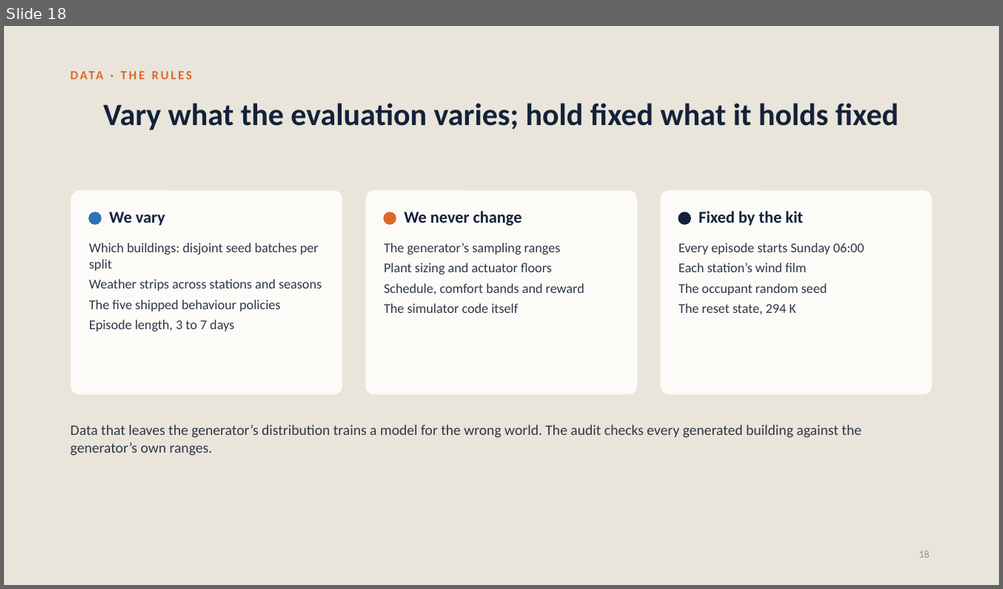
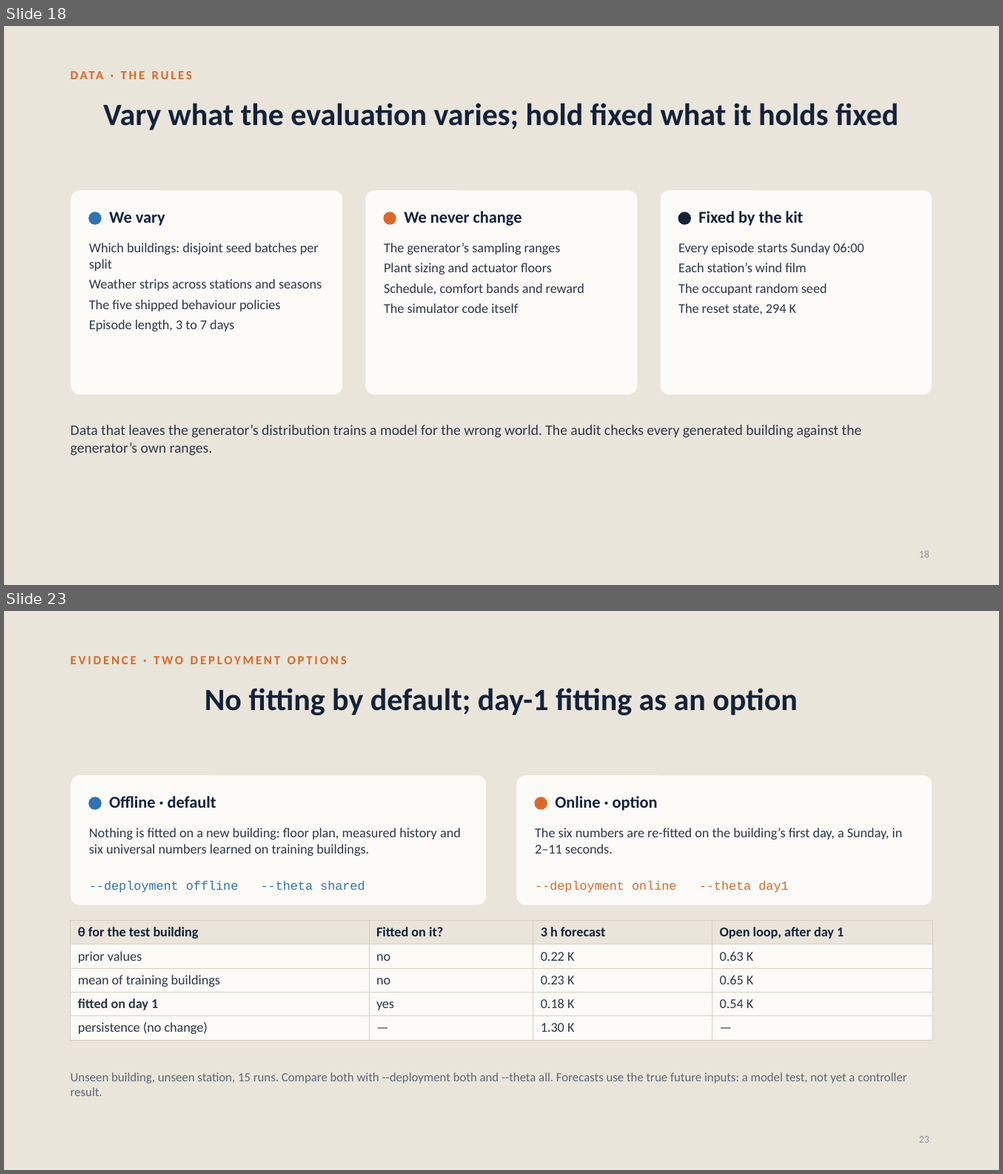
Before and after one commit to srivathsanb14/working-code, a slide deck: docs/One_Controller_for_Every_Building.pptx. Shown one above the other, each under a label of ours: slide 18 before the commit, slides 18 and 23 after it; the slides between them are not shown. The pictures are 1003x589 and 1003x1174 pixels, drawn with LibreOffice and Linux fonts; fonts in the diff are those of the drawing. Boxes give left, top, right and bottom in pixels: in the first picture for what was removed or moved away, otherwise in the second. Text is boxed around its words. In the diff, an @@ line names an element or a change of style, - is before the commit and + after.

```diff
--- a/docs/One_Controller_for_Every_Building.pptx
+++ b/docs/One_Controller_for_Every_Building.pptx
@@ slide 23 added at (4, 611, 999, 1170), background #EAE5DA @@
@@ text added at (71, 656, 347, 664), 12 pt, text #D9692A, bold @@
+EVIDENCE · TWO DEPLOYMENT OPTIONS
@@ title added at (205, 688, 797, 715), 30 pt, text #13213A, bold @@
+No fitting by default; day-1 fitting as an option
@@ rounded rectangle added at (71, 775, 486, 906), fill #FCFBF8, outline #EAE5DA 0.75 pt @@
@@ rounded rectangle added at (517, 775, 933, 906), fill #FCFBF8, outline #EAE5DA 0.75 pt @@
@@ ellipse added at (89, 797, 101, 809), fill #2F72B5, outline #2F72B5 1 pt @@
@@ text added at (109, 796, 216, 808), 16 pt, text #13213A, bold @@
+Offline · default
@@ ellipse added at (535, 797, 547, 809), fill #D9692A, outline #D9692A 1 pt @@
@@ text added at (555, 796, 657, 811), 16 pt, text #13213A, bold @@
+Online · option
@@ text added at (89, 828, 461, 856), 13 pt, text #2C3748 @@
+Nothing is fitted on a new building: floor plan, measured history and six universal numbers learned on training buildings.
@@ text added at (535, 828, 902, 854), 13 pt, text #2C3748 @@
+The six numbers are re-fitted on the building’s first day, a Sunday, in 2–11 seconds.
@@ text added at (89, 881, 364, 893), 12 pt, text #2F72B5 @@
+--deployment offline --theta shared
@@ text added at (535, 881, 788, 893), 12 pt, text #D9692A @@
+--deployment online --theta day1
@@ table added at (71, 920, 932, 1037), 5 rows, 4 columns @@
+θ for the test building | Fitted on it? | 3 h forecast | Open loop, after day 1
+prior values | no | 0.22 K | 0.63 K
+mean of training buildings | no | 0.23 K | 0.65 K
+fitted on day 1 | yes | 0.18 K | 0.54 K
+persistence (no change) | — | 1.30 K | —
@@ text added at (71, 1073, 906, 1096), 12 pt, text #5B6676 @@
+Unseen building, unseen station, 15 runs. Compare both with --deployment both and --theta all. Forecasts use the true future inputs: a model test, not yet a controller result.
@@ page number added at (919, 1136, 929, 1143), 10 pt, text #8A93A3 @@
+23
```
Also in this commit, not shown: 8 slides changed, 15 other files.
